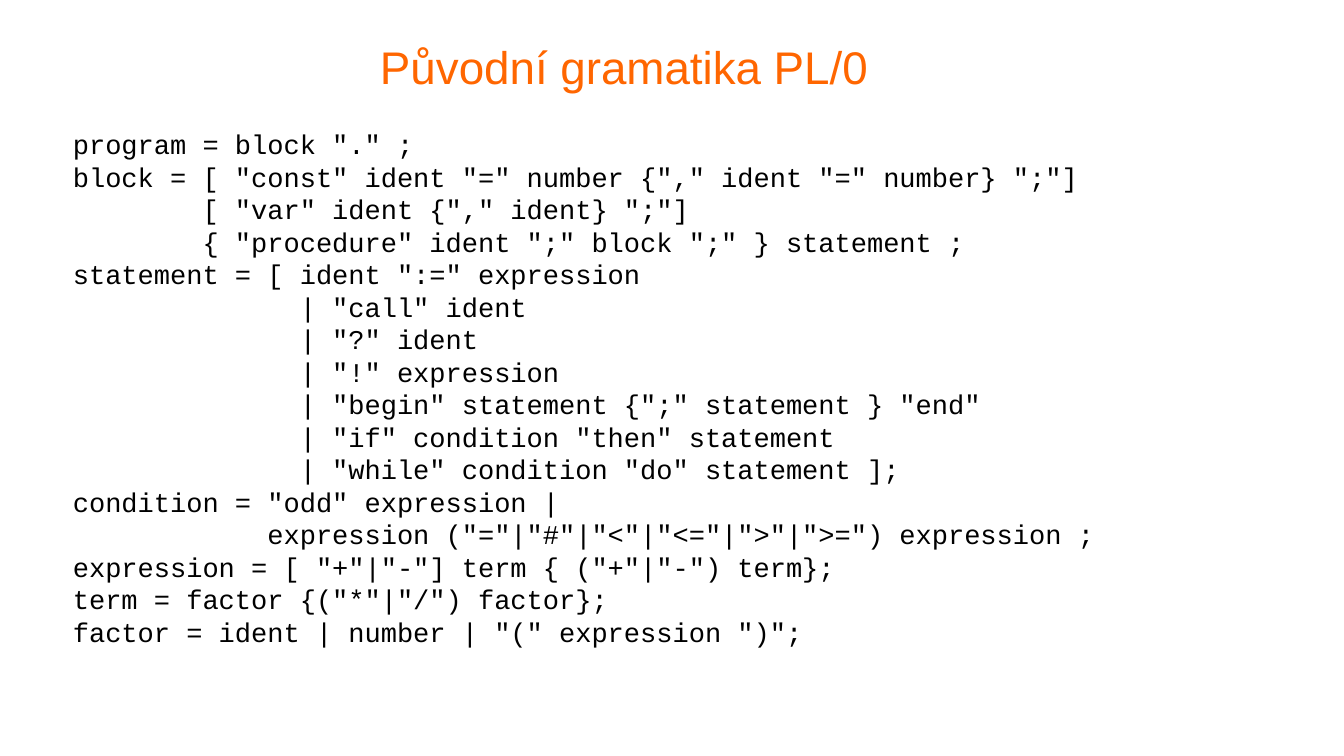
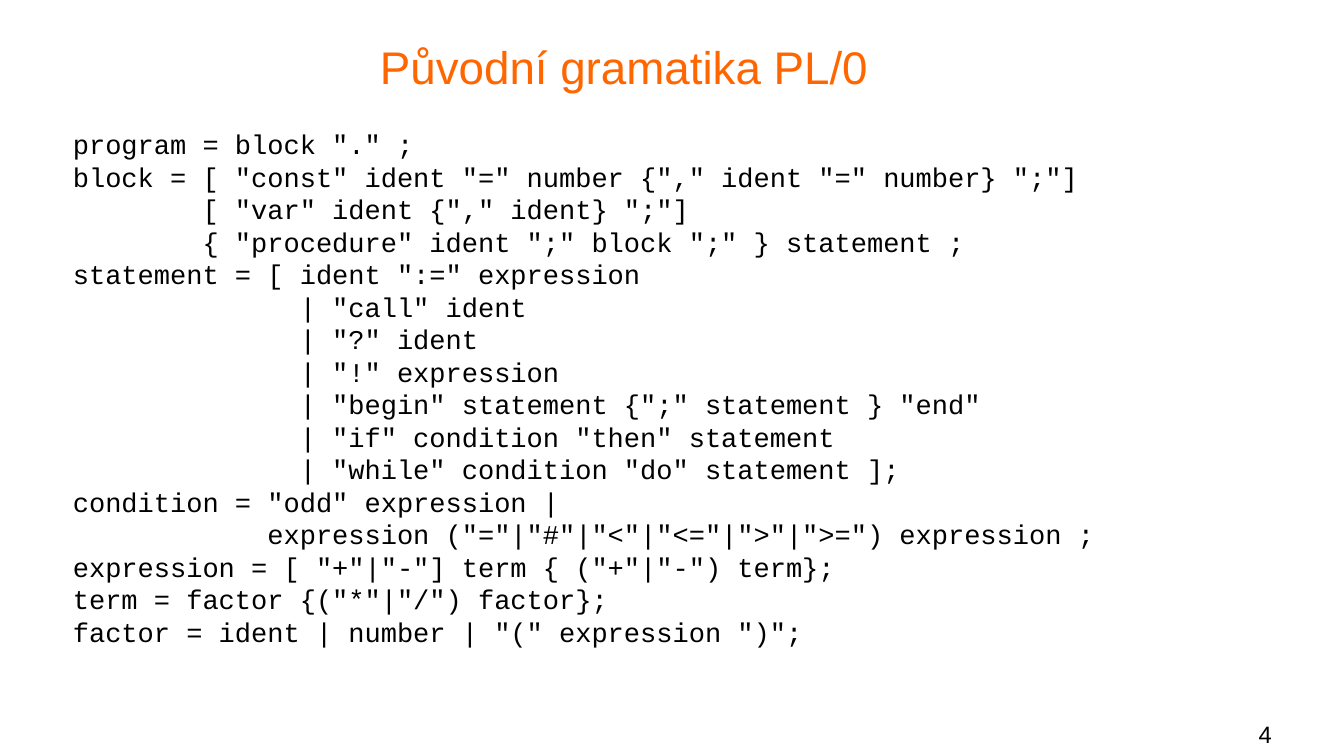
Before and after one commit to trestikp/fjp_semestral, a slide deck: slide 4 of presentation/grammar_presentation.odp (slide 2 before the commit). Drawn at 1344x756 pixels with LibreOffice and Linux fonts; fonts in the diff are those of the drawing; background and template pictures are left out. Boxes give left, top, right and bottom in pixels: in the first picture for what was removed or moved away, otherwise in the second. Text is boxed around its words. In the diff, an @@ line names an element or a change of style, - is before the commit and + after.

```diff
--- a/presentation/grammar_presentation.odp
+++ b/presentation/grammar_presentation.odp
@@ page number added at (x1=1259, y1=726, x2=1272, y2=743), 14 pt, text #000000 @@
+4
```
Also in this commit, not shown: 5 other slides changed, 3 slides added, 1 slide removed.
